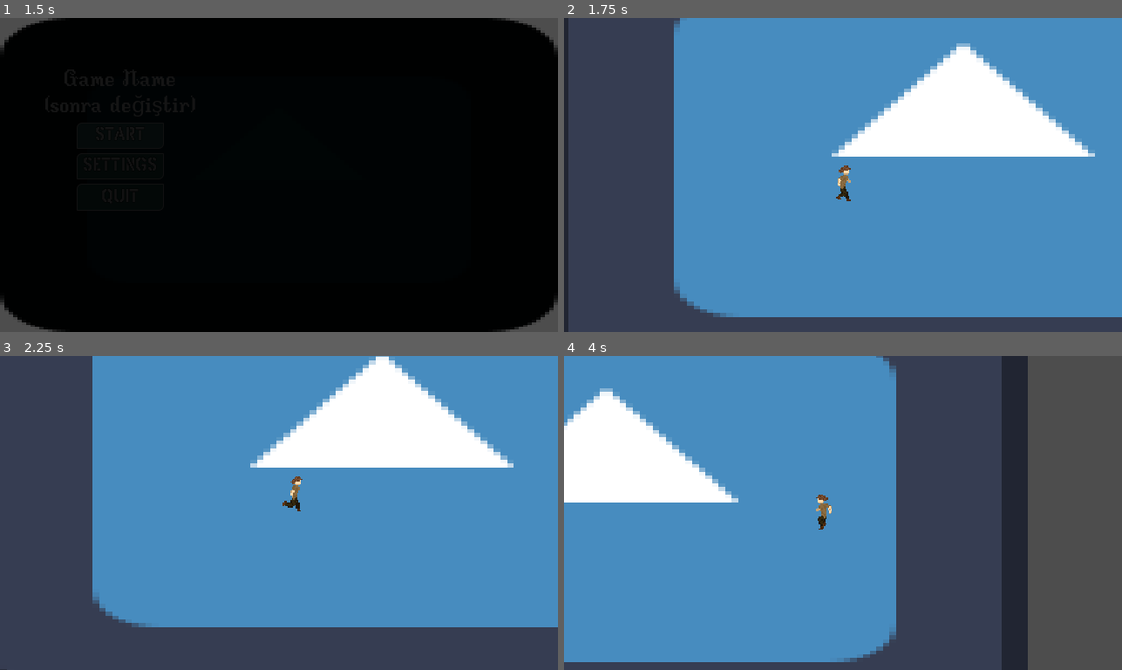
Above: before the commit, frames 1-4 (two rows, left to right).
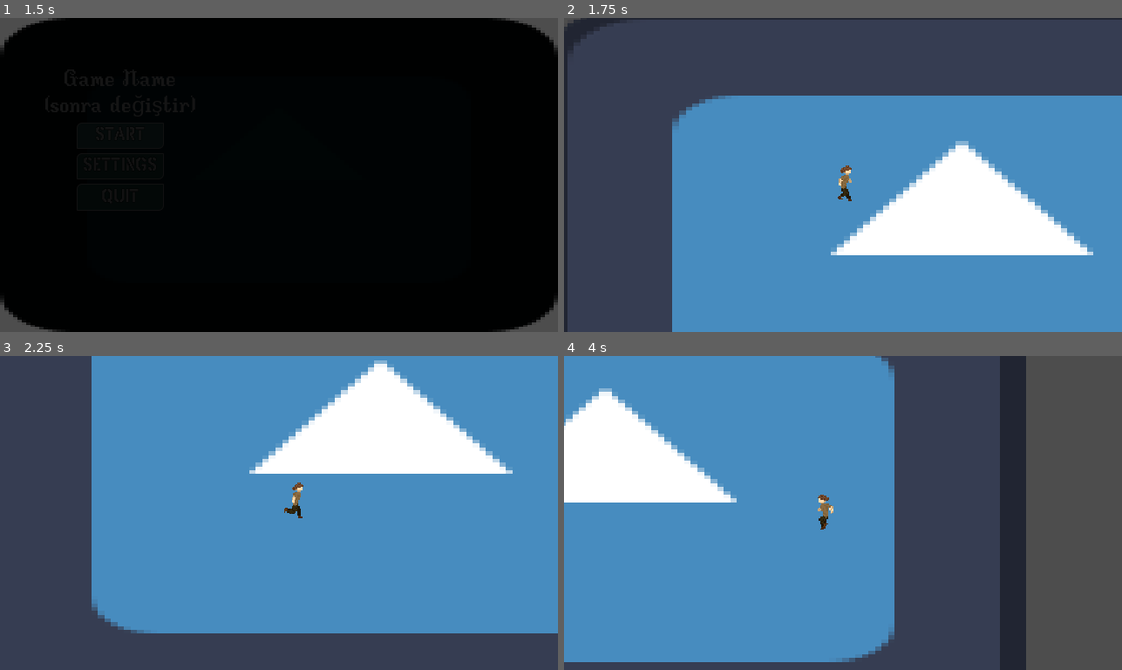
Above: after the commit, the same moments.

Repository: Buraka12/Die-For-Cookie
Game: Godot game, scene res://Scenes/main_menu.tscn
Two runs of this game, one before a commit and one after it. Both use one fixed random seed, a clock stepped at 60 frames per second and the inputs below. The engine's default icon, where the game draws it, is replaced by a stand-in: a white triangle on a blue panel in a dark square.
Inputs:
- Up to frame 1 (1.5 s): click "Start" at 0.5 s; click "Start" at 1.25 s
- Up to frame 2 (1.75 s): no input
- Up to frame 3 (2.25 s): hold D (right) from 2.03 s (still down); tap Space (jump) at 2.1 s
- Up to frame 4 (4 s): tap Space (jump) at 2.27, 2.57, 2.85, 3.02, 3.32, 3.6 s; release D (right) at 3.53 s; hold A (left) from 3.53 s (still down)

Frame 1 is identical in both runs. In frame 2, 41% of the frame differs, in the area x 0-100%, y 0-100%; in frame 3, 4.5%; in frame 4, 1.2%.

Commit message:
volume control added (Music and Sfx)
Introduces Music and Sfx sliders to the main menu settings, allowing users to adjust music and sound effects volumes. Adds Global.gd for persistent volume values, music.gd and sfx.gd scripts for slider logic, and updates audio_manager to support bus assignment. Also updates bus layout and autoloads Global.gd for global access.

Diff:
--- a/Scenes/audio_manager.tscn
+++ b/Scenes/audio_manager.tscn
@@ -11,4 +11,5 @@
 
 [node name="Main" type="AudioStreamPlayer" parent="Clips"]
 stream = ExtResource("2_wctjt")
-volume_db = -25.13
+volume_db = -10.0
+bus = &"Music"
--- a/Scenes/main_area.tscn
+++ b/Scenes/main_area.tscn
@@ -59,7 +59,7 @@
 }
 
 [node name="Player" parent="." instance=ExtResource("3_glplb")]
-position = Vector2(230, 191)
+position = Vector2(231, 116)
 
 [node name="fade" type="Panel" parent="."]
 visible = false
--- a/Scenes/main_menu.tscn
+++ b/Scenes/main_menu.tscn
@@ -1,10 +1,12 @@
-[gd_scene load_steps=14 format=3 uid="uid://coo2ey1o15ejr"]
+[gd_scene load_steps=19 format=3 uid="uid://coo2ey1o15ejr"]
 
 [ext_resource type="Script" path="res://Scripts/main_menu.gd" id="1_n0q02"]
 [ext_resource type="Texture2D" uid="uid://cexjt65jub06a" path="res://icon.svg" id="2_duk7v"]
 [ext_resource type="FontFile" uid="uid://lg7fhp7gjej" path="res://Assets/Fonts/videotype.ttf" id="3_2x58b"]
 [ext_resource type="FontFile" uid="uid://nbm826r7lfx7" path="res://Assets/Fonts/BirchLeaf.ttf" id="3_q57cy"]
 [ext_resource type="FontFile" uid="uid://0tf8qy53t5ie" path="res://Assets/Fonts/PixelArmy.ttf" id="4_hg1ii"]
+[ext_resource type="Script" path="res://Scripts/music.gd" id="4_ya1pm"]
+[ext_resource type="Script" path="res://Scripts/sfx.gd" id="5_rip41"]
 
 [sub_resource type="Animation" id="Animation_66o4w"]
 length = 0.001
@@ -45,6 +47,16 @@
 [sub_resource type="StyleBoxTexture" id="StyleBoxTexture_kdvvt"]
 texture = ExtResource("2_duk7v")
 
+[sub_resource type="StyleBoxEmpty" id="StyleBoxEmpty_0x5jp"]
+
+[sub_resource type="StyleBoxLine" id="StyleBoxLine_6dc8y"]
+color = Color(0.0880691, 0.110076, 0.335149, 1)
+thickness = 3
+
+[sub_resource type="StyleBoxLine" id="StyleBoxLine_jxtvm"]
+color = Color(0.28785, 0.2622, 0.57, 1)
+thickness = 3
+
 [sub_resource type="StyleBoxEmpty" id="StyleBoxEmpty_nswc5"]
 
 [sub_resource type="StyleBoxFlat" id="StyleBoxFlat_lmhud"]
@@ -101,7 +113,6 @@
 theme_override_styles/panel = SubResource("StyleBoxTexture_kdvvt")
 
 [node name="SettingsMenu" type="Panel" parent="."]
-visible = false
 layout_mode = 1
 anchors_preset = 8
 anchor_left = 0.5
@@ -126,6 +137,71 @@
 layout_mode = 2
 metadata/_tab_index = 0
 
+[node name="MarginContainer" type="MarginContainer" parent="SettingsMenu/Tabs/sounds"]
+layout_mode = 0
+offset_left = -0.5
+offset_right = 67.5
+offset_bottom = 40.0
+theme_override_constants/margin_left = 5
+theme_override_constants/margin_top = 5
+theme_override_constants/margin_right = 5
+theme_override_constants/margin_bottom = 5
+
+[node name="VBoxContainer" type="VBoxContainer" parent="SettingsMenu/Tabs/sounds/MarginContainer"]
+layout_mode = 2
+
+[node name="Music_container" type="HBoxContainer" parent="SettingsMenu/Tabs/sounds/MarginContainer/VBoxContainer"]
+layout_mode = 2
+
+[node name="Label" type="Label" parent="SettingsMenu/Tabs/sounds/MarginContainer/VBoxContainer/Music_container"]
+layout_mode = 2
+theme_override_fonts/font = ExtResource("3_2x58b")
+theme_override_font_sizes/font_size = 15
+text = "Music"
+
+[node name="VSeparator" type="VSeparator" parent="SettingsMenu/Tabs/sounds/MarginContainer/VBoxContainer/Music_container"]
+layout_mode = 2
+theme_override_constants/separation = 50
+theme_override_styles/separator = SubResource("StyleBoxEmpty_0x5jp")
+
+[node name="Music" type="HSlider" parent="SettingsMenu/Tabs/sounds/MarginContainer/VBoxContainer/Music_container"]
+custom_minimum_size = Vector2(140, 5)
+layout_mode = 2
+theme_override_styles/slider = SubResource("StyleBoxLine_6dc8y")
+theme_override_styles/grabber_area = SubResource("StyleBoxLine_jxtvm")
+theme_override_styles/grabber_area_highlight = SubResource("StyleBoxLine_jxtvm")
+max_value = 1.0
+step = 0.05
+value = 1.0
+script = ExtResource("4_ya1pm")
+bus_name = "Music"
+
+[node name="Sfx_container" type="HBoxContainer" parent="SettingsMenu/Tabs/sounds/MarginContainer/VBoxContainer"]
+layout_mode = 2
+
+[node name="Label" type="Label" parent="SettingsMenu/Tabs/sounds/MarginContainer/VBoxContainer/Sfx_container"]
+layout_mode = 2
+theme_override_fonts/font = ExtResource("3_2x58b")
+theme_override_font_sizes/font_size = 15
+text = "Sfx"
+
+[node name="VSeparator" type="VSeparator" parent="SettingsMenu/Tabs/sounds/MarginContainer/VBoxContainer/Sfx_container"]
+layout_mode = 2
+theme_override_constants/separation = 65
+theme_override_styles/separator = SubResource("StyleBoxEmpty_0x5jp")
+
+[node name="Sfx" type="HSlider" parent="SettingsMenu/Tabs/sounds/MarginContainer/VBoxContainer/Sfx_container"]
+custom_minimum_size = Vector2(140, 5)
+layout_mode = 2
+theme_override_styles/slider = SubResource("StyleBoxLine_6dc8y")
+theme_override_styles/grabber_area = SubResource("StyleBoxLine_jxtvm")
+theme_override_styles/grabber_area_highlight = SubResource("StyleBoxLine_jxtvm")
+max_value = 1.0
+step = 0.05
+value = 1.0
+script = ExtResource("5_rip41")
+bus_name = "Sfx"
+
 [node name="graph" type="TabBar" parent="SettingsMenu/Tabs"]
 visible = false
 layout_mode = 2
@@ -221,6 +297,8 @@
 text = "Quit"
 
 [connection signal="animation_finished" from="AnimationPlayer" to="." method="_on_animation_player_animation_finished"]
+[connection signal="value_changed" from="SettingsMenu/Tabs/sounds/MarginContainer/VBoxContainer/Music_container/Music" to="SettingsMenu/Tabs/sounds/MarginContainer/VBoxContainer/Music_container/Music" method="_on_value_changed"]
+[connection signal="value_changed" from="SettingsMenu/Tabs/sounds/MarginContainer/VBoxContainer/Sfx_container/Sfx" to="SettingsMenu/Tabs/sounds/MarginContainer/VBoxContainer/Sfx_container/Sfx" method="_on_value_changed"]
 [connection signal="pressed" from="SettingsMenu/Back" to="." method="_on_back_pressed"]
 [connection signal="pressed" from="Buttons&Label/VBoxContainer/Start" to="." method="_on_start_pressed"]
 [connection signal="pressed" from="Buttons&Label/VBoxContainer/Settings" to="." method="_on_settings_pressed"]
--- a/Scenes/player.tscn
+++ b/Scenes/player.tscn
@@ -317,8 +317,9 @@
 script = ExtResource("1_3y4p7")
 
 [node name="AnimatedSprite2D" type="AnimatedSprite2D" parent="."]
+position = Vector2(1, 0)
 sprite_frames = SubResource("SpriteFrames_cwv63")
-animation = &"idle"
+animation = &"jump"
 
 [node name="CollisionShape2D" type="CollisionShape2D" parent="."]
 position = Vector2(0, 3)
--- /dev/null
+++ b/Scripts/Global.gd
@@ -0,0 +1,4 @@
+extends Node
+
+static  var music : float = 1
+static  var sfx : float = 1
--- a/Scripts/audio_manager.gd
+++ b/Scripts/audio_manager.gd
@@ -1,11 +1,13 @@
 extends Node
 
-
-var active_music_Stream : AudioStreamPlayer
+var active_music_stream : AudioStreamPlayer
 
 @export_group("Main")
-@export var clips:Node
+@export var clips : Node
 
-func play(audio_name:String , from_position:float = 0.0) -> void:
-	active_music_Stream = clips.get_node(audio_name)
-	active_music_Stream.play(from_position)
+func play(audio_name : String,from_position :float = 0.0,skip_restrat:bool = false) -> void:
+	if skip_restrat and active_music_stream	and active_music_stream.name == audio_name :
+		return
+
+	active_music_stream = clips.get_node(audio_name)
+	active_music_stream.play(from_position)
--- a/Scripts/main_area.gd
+++ b/Scripts/main_area.gd
@@ -2,4 +2,3 @@
 
 func  _ready() -> void:
 	$AnimationPlayer.play("fade_out")
-	AudioManager.play("Main")
--- a/Scripts/main_menu.gd
+++ b/Scripts/main_menu.gd
@@ -2,8 +2,8 @@
 
 func _ready() -> void:
 	$SettingsMenu.visible = false
-
-
+	AudioManager.play("Main")
+#Buttons
 func _on_start_pressed() -> void:
 	$AnimationPlayer.play("fade_in")
 
@@ -18,7 +18,9 @@
 func _on_quit_pressed() -> void:
 	get_tree().quit()
 
-
+#Playe fade animation
 func _on_animation_player_animation_finished(anim_name: StringName) -> void:
 	if anim_name=="fade_in":
 		get_tree().change_scene_to_file("res://Scenes/main_area.tscn")
+
+#Settings Menu
--- /dev/null
+++ b/Scripts/music.gd
@@ -0,0 +1,18 @@
+extends HSlider
+
+@export var bus_name :String
+
+var bus_id
+
+func _ready() -> void:
+	#Ada göre id ataması
+	bus_id = AudioServer.get_bus_index(bus_name)
+	#Müzik düzeyi
+	value = Global.music
+
+func _on_value_changed(dvalue: float) -> void:
+	Global.music = dvalue
+	#Düz sayıyı desibel'e çevirme
+	var db = linear_to_db(dvalue)
+	#Müzik düzeyi ataması
+	AudioServer.set_bus_volume_db(bus_id,db)
--- /dev/null
+++ b/Scripts/sfx.gd
@@ -0,0 +1,19 @@
+extends HSlider
+
+@export var bus_name :String
+
+var bus_id
+
+func _ready() -> void:
+	#Ada göre id ataması
+	bus_id = AudioServer.get_bus_index(bus_name)
+	#Ses düzeyi
+	value = Global.sfx
+
+#Ses düzeyi değiştirme
+func _on_value_changed(dvalue: float) -> void:
+	Global.sfx = dvalue
+	#Düz sayıyı desibel'e çevirme
+	var db = linear_to_db(dvalue)
+	#Ses düzeyi ataması
+	AudioServer.set_bus_volume_db(bus_id,db)
--- /dev/null
+++ b/default_bus_layout.tres
@@ -0,0 +1,15 @@
+[gd_resource type="AudioBusLayout" format=3 uid="uid://kgjew1bicsff"]
+
+[resource]
+bus/1/name = &"Music"
+bus/1/solo = false
+bus/1/mute = false
+bus/1/bypass_fx = false
+bus/1/volume_db = 0.0
+bus/1/send = &"Master"
+bus/2/name = &"Sfx"
+bus/2/solo = false
+bus/2/mute = false
+bus/2/bypass_fx = false
+bus/2/volume_db = 0.0
+bus/2/send = &"Master"
--- a/project.godot
+++ b/project.godot
@@ -18,6 +18,7 @@
 [autoload]
 
 AudioManager="*res://Scenes/audio_manager.tscn"
+Global="*res://Scripts/Global.gd"
 
 [display]
 
@@ -34,6 +35,7 @@
 jump={
 "deadzone": 0.5,
 "events": [Object(InputEventKey,"resource_local_to_scene":false,"resource_name":"","device":-1,"window_id":0,"alt_press …(191 unchanged characters)…
+, Object(InputEventKey,"resource_local_to_scene":false,"resource_name":"","device":-1,"window_id":0,"alt_pressed":false,"shift_pressed":false,"ctrl_pressed":false,"meta_pressed":false,"pressed":false,"keycode":0,"physical_keycode":87,"key_label":0,"unicode":119,"location":0,"echo":false,"script":null)
 ]
 }
 left={
